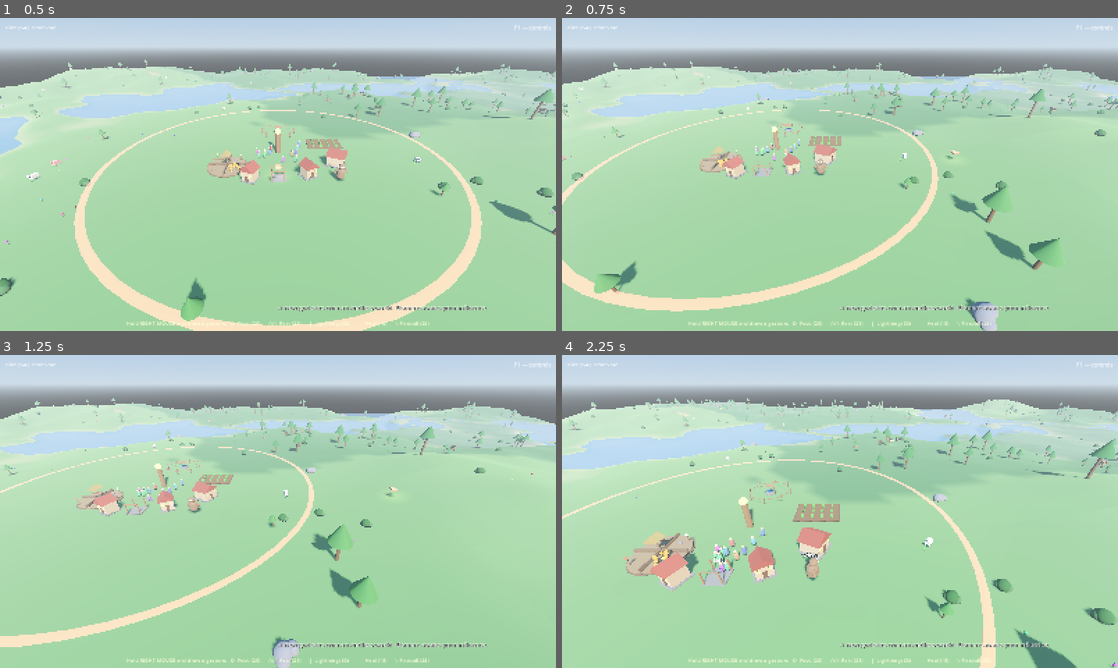
Above: before the commit, frames 1-4 (two rows, left to right).
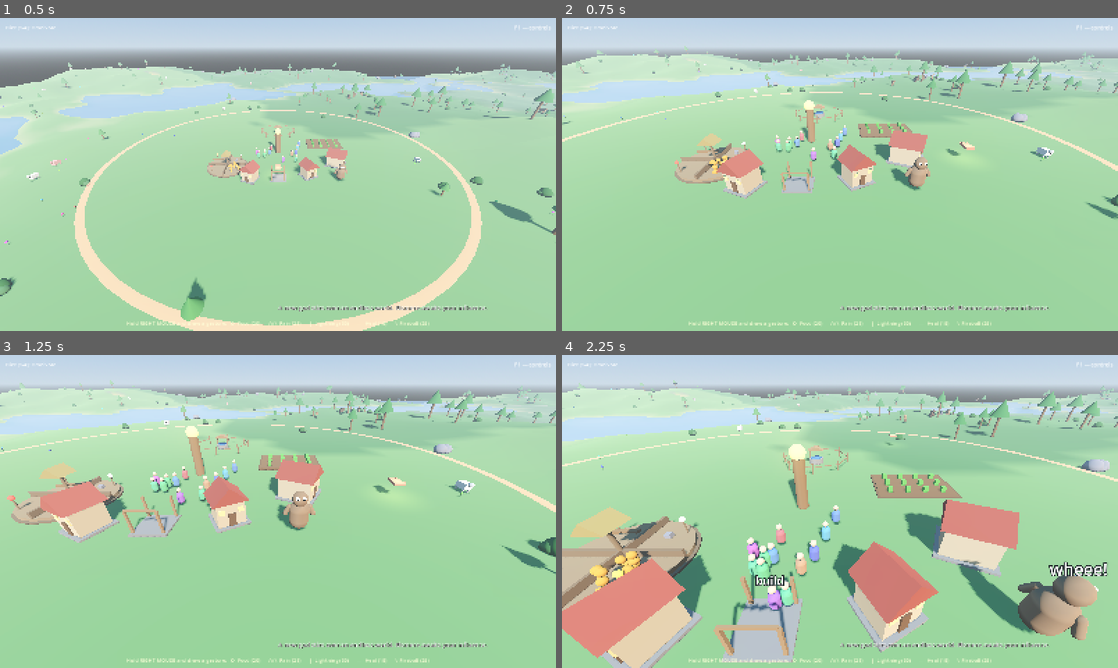
Above: after the commit, the same moments.

Repository: tjloman/tjloman
Game: Godot game, scene res://scenes/main.tscn
Two runs of this game, one before a commit and one after it. Both use one fixed random seed, a clock stepped at 60 frames per second and the inputs below.
Inputs (mouse positions are in pixels of both pictures, inside the frame that each line leads up to):
- Up to frame 1 (0.5 s): no input
- Up to frame 2 (0.75 s): move the mouse to (962, 158) at 0.52 s; hold Right from 0.53 s (still down); hold C (find_creature) from 0.53 s (still down); click (962, 158) at 0.67 s
- Up to frame 3 (1.25 s): keep holding Right; keep holding C (find_creature)
- Up to frame 4 (2.25 s): release Right at 1.25 s; release C (find_creature) at 1.25 s; drag from (728, 527) to (812, 574) at 1.27 s; move the mouse to (895, 442) at 2.02 s; hold Right from 2.03 s (still down); hold W (cam_forward) from 2.03 s (still down)

Frame 1 is identical in both runs. In frame 2, 23% of the frame differs, in the area x 0-100%, y 8-100%; in frame 3, 25%; in frame 4, 45%.

Commit message:
Pick your pile, stand at their feet, and a lock-on that means it
STOREHOUSE: withdrawal is by QUARTER now — the platform is already a
pie, so the grab point picks the resource: grain +X+Z, meat -X+Z,
lumber -X-Z, stone +X-Z. An empty quarter says so instead of handing
you something else. Hover text teaches it.

CLOSE ZOOM: minimum zoom drops 8 -> 1.2, and the camera's terrain
cushion shrinks with zoom (2m out wide, 30cm up close) — you can stand
the camera at a villager's ankles and tilt up +40 to look at them (and
the sky) from their feet.

LOCK-ON, FIXED: C now toggles a true lock — the rig glides to the
creature AND the camera aims at it, keeping it centered in frame at a
sensible zoom; middle-drag orbits AROUND it, wheel zooms in and out on
it, and pitch/yaw no longer just stare off in whatever direction you
last faced. Pan (or C again) releases, easing the aim back to the
normal framing. The touch Creature button gets the same behavior free.

Co-Authored-By: Claude Fable 5 <noreply@anthropic.com>
Claude-Session: https://claude.ai/code/session_01NqBKfyc5c6bViy6kUi2S7P

Diff:
--- a/scripts/main.gd
+++ b/scripts/main.gd
@@ -195,8 +195,13 @@
 	elif event.is_action_pressed("scold_creature"):
 		_touch_creature(false)
 	elif event.is_action_pressed("find_creature") and is_instance_valid(creature):
-		camera_rig.global_position.x = creature.global_position.x
-		camera_rig.global_position.z = creature.global_position.z
+		# C toggles a LOCK-ON: the camera glides to the creature, keeps it
+		# centered, and orbits around it until you pan away (or press C again).
+		if camera_rig.follow_target == creature:
+			camera_rig.follow_target = null
+		else:
+			camera_rig.follow_target = creature
+			camera_rig.zoom_distance = clampf(camera_rig.zoom_distance, 6.0, 16.0)
 
 
 ## Training only counts when the hand is actually AT the creature — you
--- a/scripts/player/camera_rig.gd
+++ b/scripts/player/camera_rig.gd
@@ -5,7 +5,7 @@
 ##
 ## Structure:  self (yaw) -> Pitch (x tilt) -> Camera3D (pulled back on z)
 
-const MIN_ZOOM := 8.0
+const MIN_ZOOM := 1.2   # close enough to stand at a villager's feet
 const MAX_ZOOM := 90.0
 const PAN_SPEED := 22.0
 const ROTATE_SPEED := 1.6
@@ -47,6 +47,9 @@
 		global_position.z = lerpf(global_position.z, t.z, minf(delta * 4.0, 1.0))
 	elif follow_target != null:
 		follow_target = null
+	else:
+		# Ease the lock-on aim back to the rig's natural framing.
+		camera.rotation = camera.rotation.lerp(Vector3.ZERO, minf(delta * 6.0, 1.0))
 
 	var input_dir := Vector2.ZERO
 	input_dir.y = Input.get_action_strength("cam_back") - Input.get_action_strength("cam_forward")
@@ -72,6 +75,14 @@
 	_follow_terrain(delta)
 	_clamp_camera_above_ground()
 
+	# TRUE lock-on: while following, the target sits centered in frame —
+	# orbit and zoom move around it, the camera keeps looking AT it.
+	if follow_target != null and is_instance_valid(follow_target):
+		var aim: Vector3 = follow_target.global_position \
+			+ Vector3.UP * 1.2 * follow_target.scale.y
+		if camera.global_position.distance_to(aim) > 0.6:
+			camera.look_at(aim, Vector3.UP)
+
 
 ## The rig's pivot rides the landscape so hills don't swallow the camera.
 func _follow_terrain(delta: float) -> void:
@@ -93,8 +104,11 @@
 		if _world_cache == null:
 			return
 	var cam_pos := camera.global_position
+	# The cushion shrinks as you zoom in, so a close camera can sit right
+	# down at ankle height and look up — without ever entering the ground.
+	var cushion := clampf(zoom_distance * 0.06, 0.3, 2.0)
 	var floor_y := maxf(
-		_world_cache.height_at(cam_pos.x, cam_pos.z), WorldGen.WATER_LEVEL) + 2.0
+		_world_cache.height_at(cam_pos.x, cam_pos.z), WorldGen.WATER_LEVEL) + cushion
 	if cam_pos.y < floor_y:
 		camera.global_position.y = floor_y
 
--- a/scripts/player/divine_hand.gd
+++ b/scripts/player/divine_hand.gd
@@ -194,10 +194,10 @@
 func _on_grab() -> void:
 	if state != HandState.IDLE:
 		return
-	# Grabbing the storehouse platform withdraws its most plentiful stock
-	# as a physical item, straight into the grip.
+	# Grabbing a QUARTER of the storehouse platform withdraws that
+	# resource as a physical item, straight into the grip.
 	if hover_target is FoodStore:
-		var item := (hover_target as FoodStore).withdraw()
+		var item := (hover_target as FoodStore).withdraw_at(ground_point)
 		if item != null:
 			force_hold(item)
 		return
--- a/scripts/ui/hud.gd
+++ b/scripts/ui/hud.gd
@@ -110,7 +110,7 @@
 Q / E ...................... rotate camera
 1 / 2 / 3 / 4 .............. village diet: Vegan / Omnivore / Carnivore / Cannibal
 P / L (hand near creature) . PET (reward) / SCOLD (discourage) its last deed
-C .......................... jump the camera to your creature
+C .......................... LOCK the camera onto your creature (again to release)
 F1 ......................... toggle this help
 
 ON TOUCHSCREENS
@@ -137,7 +137,7 @@
 heathens brighten toward gold; converted rings wear your alignment.
 The totem orb glows with prayer power. Hover houses for the census,
 farms for harvest progress, the storehouse for exact stocks.
-GRAB the storehouse platform to withdraw goods as physical items;
+GRAB a QUARTER of the storehouse platform to withdraw THAT resource;
 drop food, lumber, or stone onto any storehouse to store it there.
 
 THE WORLD
--- a/scripts/world/food_store.gd
+++ b/scripts/world/food_store.gd
@@ -110,32 +110,44 @@
 			rb.queue_free()
 
 
-## The hand grabs the platform: the most plentiful stock pops out as a
-## physical item, ready to be carried anywhere — another storehouse, a
-## hungry mouth, or the bottom of a lake. Null if the store is bare.
-func withdraw() -> RigidBody3D:
+## Grab a QUARTER of the platform and that resource pops out: grain
+## (+X+Z), meat (-X+Z), lumber (-X-Z), stone (+X-Z) — you choose what to
+## take by where you grab. Null (with a word) if that pile is bare.
+func withdraw_at(world_point: Vector3) -> RigidBody3D:
+	var local := to_local(world_point)
 	var item: RigidBody3D = null
-	var top := maxi(maxi(plant_food, meat_food), maxi(lumber, stone))
-	if top <= 0:
+	if local.x >= 0.0 and local.z >= 0.0:
+		if plant_food > 0:
+			plant_food -= 1
+			item = FoodItem.new()
+		else:
+			GameState.announce("The grain quarter is empty.")
+	elif local.x < 0.0 and local.z >= 0.0:
+		if meat_food > 0:
+			meat_food -= 1
+			var f := FoodItem.new()
+			f.food_type = FoodItem.FoodType.MEAT
+			item = f
+		else:
+			GameState.announce("The meat quarter is empty.")
+	elif local.x < 0.0 and local.z < 0.0:
+		if lumber > 0:
+			lumber -= 1
+			var r := ResourceItem.new()
+			r.kind = "lumber"
+			item = r
+		else:
+			GameState.announce("The lumber quarter is empty.")
+	else:
+		if stone > 0:
+			stone -= 1
+			var r := ResourceItem.new()
+			r.kind = "stone"
+			item = r
+		else:
+			GameState.announce("The stone quarter is empty.")
+	if item == null:
 		return null
-	if plant_food == top:
-		plant_food -= 1
-		item = FoodItem.new()
-	elif meat_food == top:
-		meat_food -= 1
-		var f := FoodItem.new()
-		f.food_type = FoodItem.FoodType.MEAT
-		item = f
-	elif lumber == top:
-		lumber -= 1
-		var r := ResourceItem.new()
-		r.kind = "lumber"
-		item = r
-	else:
-		stone -= 1
-		var r := ResourceItem.new()
-		r.kind = "stone"
-		item = r
 	_refresh_stack()
 	item.set_meta("no_deposit_until", Time.get_ticks_msec() + 2500)
 	get_parent().add_child(item)
@@ -224,5 +236,6 @@
 
 
 func hover_text() -> String:
-	return "Storehouse — %d plants · %d meat · %d lumber · %d stone" \
+	return ("Storehouse — %d plants · %d meat · %d lumber · %d stone\n" +
+		"(grab a quarter to take from that pile)") \
 		% [plant_food, meat_food, lumber, stone]
Not shown, changed: README.md
